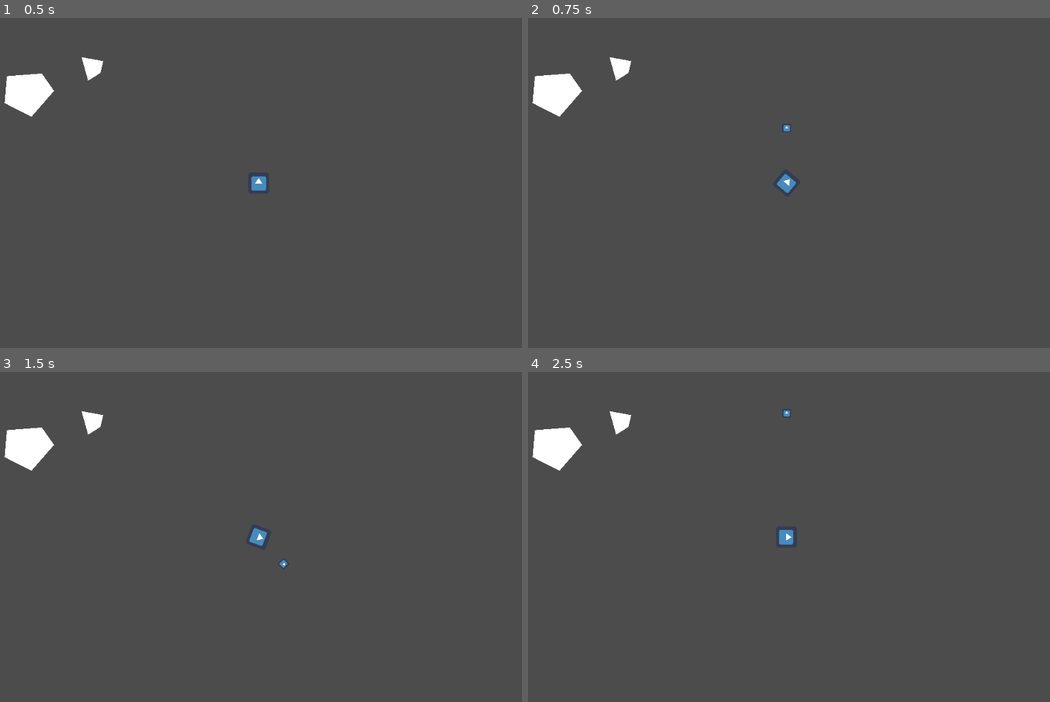
Above: before the commit, frames 1-4 (two rows, left to right).
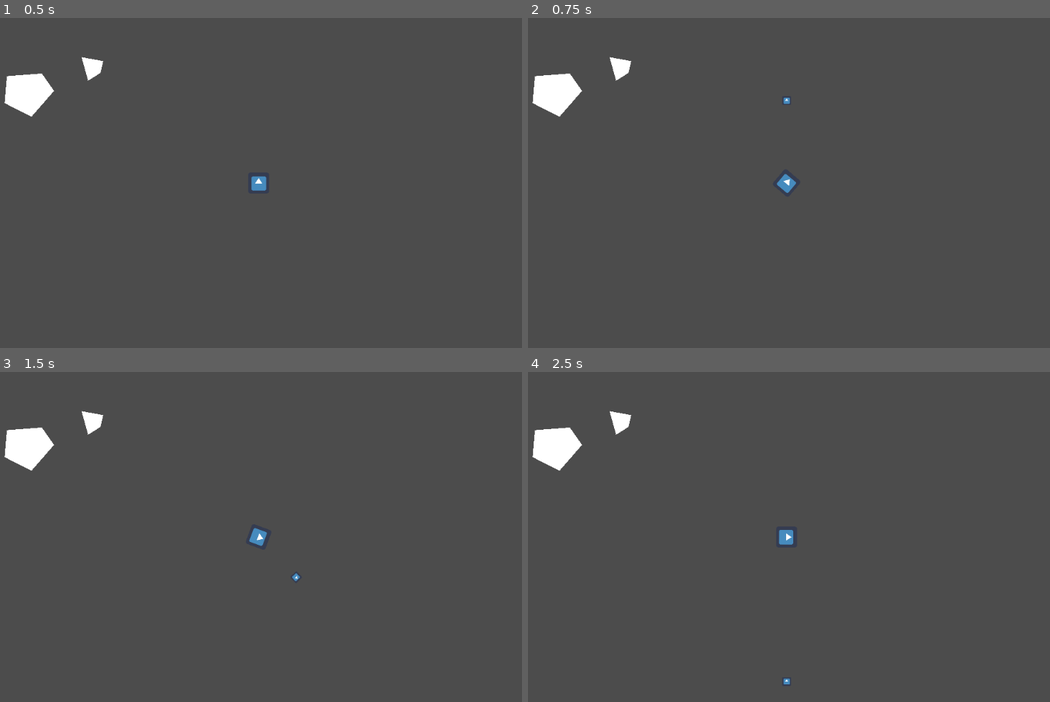
Above: after the commit, the same moments.

Repository: charliedavenport/SpaceJunk
Game: Godot game, scene res://Main.tscn
Same seed, same stepped clock (60 frames per second), same inputs: the game is played once before the commit and once after it. The engine's default icon, where the game draws it, is replaced by a stand-in: a white triangle on a blue panel in a dark square.
Inputs:
- Up to frame 1 (0.5 s): no input
- Up to frame 2 (0.75 s): tap Enter at 0.5 s; hold Right (turn_right) from 0.53 s (still down); hold Space (shoot) from 0.53 s (still down)
- Up to frame 3 (1.5 s): release Right (turn_right) at 1.28 s; release Space (shoot) at 1.28 s; hold Left (turn_left) from 1.28 s (still down); tap Space (shoot) at 1.35 s
- Up to frame 4 (2.5 s): release Left (turn_left) at 2.03 s; hold Right (turn_right) from 2.03 s (still down); hold Space (shoot) from 2.03 s (still down)

Frame 1 is identical in both runs. In frame 2, less than 0.1% of the frame differs, in the area x 48-51%, y 24-35%; in frame 3, less than 0.1%; in frame 4, less than 0.1%.

Commit message:
projectile wraps around screen and times out

Diff:
--- a/Projectile.gd
+++ b/Projectile.gd
@@ -1,14 +1,25 @@
 extends KinematicBody2D
 
-const speed: float = 500.0
+const speed: float = 750.0
 
-signal hit
+onready var screen_width = get_viewport_rect().size.x
+onready var screen_height = get_viewport_rect().size.y
+
+signal projectile_hit(collision)
 
 func start(transf: Transform2D):
 	self.global_transform = transf
+	$KillTimer.connect("timeout", self, "on_timeout")
+	$KillTimer.start()
 
 func _physics_process(delta):
 	var vel = self.transform.y * speed * -1 * delta
 	var collision = move_and_collide(vel)
 	if collision:
+		emit_signal("projectile_hit", collision)
 		queue_free()
+	position.x = wrapf(position.x, 0, screen_width)
+	position.y = wrapf(position.y, 0, screen_height)
+
+func on_timeout() -> void:
+	queue_free()
--- a/Projectile.tscn
+++ b/Projectile.tscn
@@ -17,3 +17,6 @@
 [node name="Sprite" type="Sprite" parent="."]
 scale = Vector2( 0.25, 0.25 )
 texture = ExtResource( 1 )
+
+[node name="KillTimer" type="Timer" parent="."]
+wait_time = 0.8
